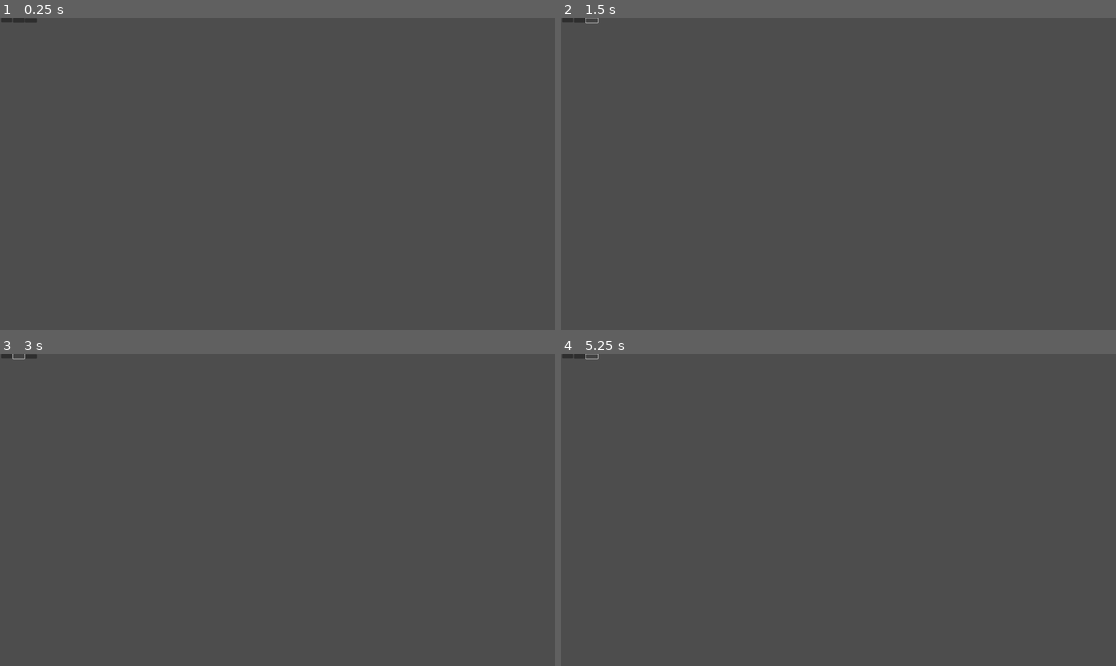
Above: before the commit, frames 1-4 (two rows, left to right).
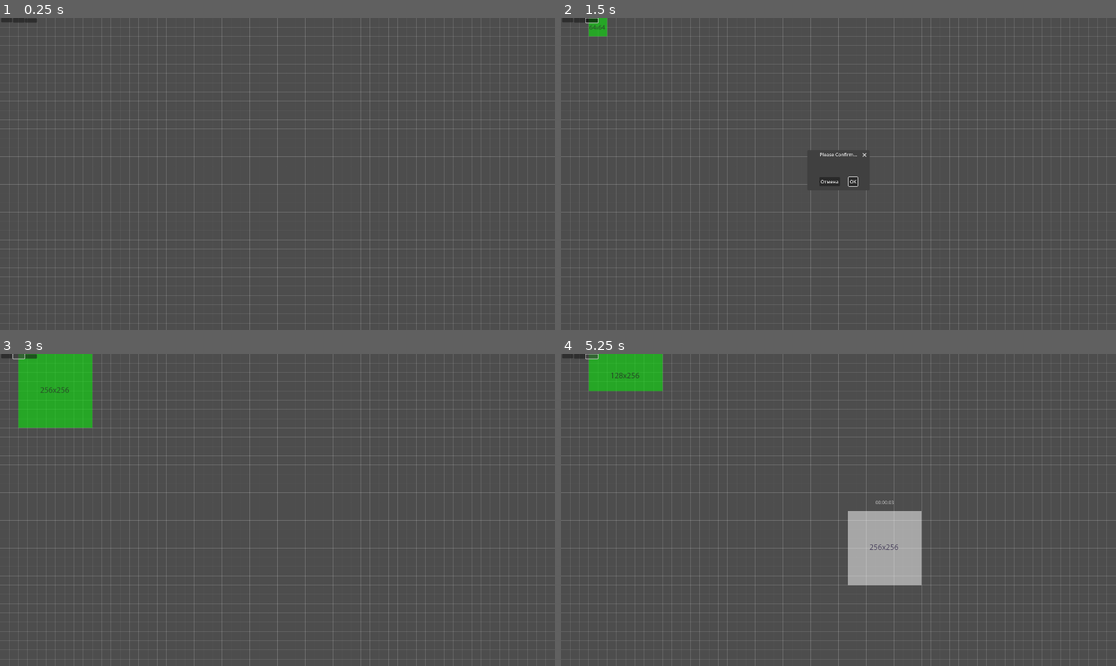
Above: after the commit, the same moments.

Repository: McRamon/Homework
Game: Godot game, scene res://scenes/Main.tscn
Same seed, same stepped clock (60 frames per second), same inputs: the game is played once before the commit and once after it. Before the commit the project has no main scene; this scene is started directly in both runs.
Inputs (mouse positions are in pixels of both pictures, inside the frame that each line leads up to):
- Up to frame 1 (0.25 s): no input
- Up to frame 2 (1.5 s): click (566, 21) at 0.5 s; click (594, 21) at 1.25 s
- Up to frame 3 (3 s): click (266, 516) at 2 s, where only the run after the commit has a clickable "Отмена"; click (16, 357) at 2.75 s
- Up to frame 4 (5.25 s): click (566, 357) at 3.5 s; click (855, 516) at 4.25 s, where only the run after the commit has a clickable "OK"; click (594, 357) at 5 s

The runs differ from the first frame. In frame 1, 4.1% of the frame differs, in the area x 0-100%, y 0-100%; in frame 2, 4.4%; in frame 3, 7.3%; in frame 4, 8.7%.
Error before the commit: Cannot call method 'instantiate' on a null value. (res://scripts/main.gd:44)

Commit message:
Улучшение системы строительства
+ сетка 32х32
+ постройка может быть на соседней клеточке
+таймер

Diff:
--- a/project.godot
+++ b/project.godot
@@ -11,6 +11,7 @@
 [application]
 
 config/name="Homework"
+run/main_scene="uid://cuqwiwbmexb2b"
 config/features=PackedStringArray("4.4", "Mobile")
 config/icon="res://icon.svg"
 
@@ -32,6 +33,19 @@
 "res://ui/": "purple"
 }
 
+[input]
+
+mouse_left={
+"deadzone": 0.2,
+"events": [Object(InputEventMouseButton,"resource_local_to_scene":false,"resource_name":"","device":-1,"window_id":0,"alt_pressed":false,"shift_pressed":false,"ctrl_pressed":false,"meta_pressed":false,"button_mask":0,"position":Vector2(0, 0),"global_position":Vector2(0, 0),"factor":1.0,"button_index":1,"canceled":false,"pressed":false,"double_click":false,"script":null)
+]
+}
+mouse_right={
+"deadzone": 0.2,
+"events": [Object(InputEventMouseButton,"resource_local_to_scene":false,"resource_name":"","device":-1,"window_id":0,"alt_pressed":false,"shift_pressed":false,"ctrl_pressed":false,"meta_pressed":false,"button_mask":0,"position":Vector2(0, 0),"global_position":Vector2(0, 0),"factor":1.0,"button_index":2,"canceled":false,"pressed":false,"double_click":false,"script":null)
+]
+}
+
 [rendering]
 
 renderer/rendering_method="mobile"
--- a/scenes/Main.tscn
+++ b/scenes/Main.tscn
@@ -1,11 +1,21 @@
-[gd_scene load_steps=2 format=3 uid="uid://cuqwiwbmexb2b"]
+[gd_scene load_steps=6 format=3 uid="uid://cuqwiwbmexb2b"]
 
 [ext_resource type="Script" uid="uid://cskd1pbx25sbl" path="res://scripts/main.gd" id="1_elqb8"]
+[ext_resource type="PackedScene" uid="uid://bg0fpe7icftou" path="res://scenes/house.tscn" id="2_rarhs"]
+[ext_resource type="PackedScene" uid="uid://cskwht2ywc8fl" path="res://scenes/barn.tscn" id="3_vcsgt"]
+[ext_resource type="PackedScene" uid="uid://chi8mgnkjlrte" path="res://scenes/mill.tscn" id="4_c01mt"]
+[ext_resource type="Script" uid="uid://cwih4o76gqssw" path="res://scripts/grid.gd" id="5_vcsgt"]
 
 [node name="Main" type="Node2D"]
 script = ExtResource("1_elqb8")
+house_scene = ExtResource("2_rarhs")
+barn_scene = ExtResource("3_vcsgt")
+mill_scene = ExtResource("4_c01mt")
 
-[node name="Node2D" type="Node2D" parent="."]
+[node name="Grid" type="Node2D" parent="."]
+script = ExtResource("5_vcsgt")
+
+[node name="Buildings" type="Node2D" parent="."]
 
 [node name="CanvasLayer" type="CanvasLayer" parent="."]
 
@@ -24,3 +34,5 @@
 offset_left = 45.0
 offset_right = 85.0
 offset_bottom = 16.0
+
+[node name="PlaceDialog" type="ConfirmationDialog" parent="CanvasLayer"]
--- a/scenes/barn.tscn
+++ b/scenes/barn.tscn
@@ -1,8 +1,30 @@
-[gd_scene load_steps=2 format=3 uid="uid://cskwht2ywc8fl"]
+[gd_scene load_steps=4 format=3 uid="uid://cskwht2ywc8fl"]
 
-[ext_resource type="Script" uid="uid://8to4jfgtsuqu" path="res://scripts/building.gd" id="1_xlpyp"]
+[ext_resource type="Script" uid="uid://8to4jfgtsuqu" path="res://scripts/buildings/building.gd" id="1_xlpyp"]
+[ext_resource type="Texture2D" uid="uid://c0uhnt1ai5fq6" path="res://assets/spritesTEST/128x256.png" id="2_ldo1f"]
 
-[node name="House" type="Node2D"]
+[sub_resource type="RectangleShape2D" id="RectangleShape2D_xlpyp"]
+size = Vector2(256, 128)
+
+[node name="Barn" type="Area2D"]
 script = ExtResource("1_xlpyp")
+footprint = Vector2i(8, 4)
+build_time = 5.0
 
 [node name="Sprite2D" type="Sprite2D" parent="."]
+texture = ExtResource("2_ldo1f")
+
+[node name="CollisionShape2D" type="CollisionShape2D" parent="."]
+position = Vector2(-1, 0)
+shape = SubResource("RectangleShape2D_xlpyp")
+
+[node name="BuildTimer" type="Timer" parent="."]
+one_shot = true
+
+[node name="CountdownLabel" type="Label" parent="."]
+offset_left = -32.0
+offset_top = -102.0
+offset_right = 32.0
+offset_bottom = -79.0
+text = "00:00:00"
+metadata/_edit_use_anchors_ = true
--- a/scenes/house.tscn
+++ b/scenes/house.tscn
@@ -1,8 +1,28 @@
-[gd_scene load_steps=2 format=3 uid="uid://bg0fpe7icftou"]
+[gd_scene load_steps=4 format=3 uid="uid://bg0fpe7icftou"]
 
-[ext_resource type="Script" uid="uid://8to4jfgtsuqu" path="res://scripts/building.gd" id="1_d7po0"]
+[ext_resource type="Script" uid="uid://8to4jfgtsuqu" path="res://scripts/buildings/building.gd" id="1_d7po0"]
+[ext_resource type="Texture2D" uid="uid://brbrqtlh0exxd" path="res://assets/spritesTEST/64x64.png" id="2_qtlar"]
 
-[node name="House" type="Node2D"]
+[sub_resource type="RectangleShape2D" id="RectangleShape2D_qtlar"]
+size = Vector2(64, 64)
+
+[node name="House" type="Area2D"]
 script = ExtResource("1_d7po0")
+footprint = Vector2i(2, 2)
 
 [node name="Sprite2D" type="Sprite2D" parent="."]
+texture = ExtResource("2_qtlar")
+
+[node name="CollisionShape2D" type="CollisionShape2D" parent="."]
+shape = SubResource("RectangleShape2D_qtlar")
+
+[node name="CountdownLabel" type="Label" parent="."]
+offset_left = -32.0
+offset_top = -57.0
+offset_right = 32.0
+offset_bottom = -34.0
+text = "00:00:00"
+metadata/_edit_use_anchors_ = true
+
+[node name="BuildTimer" type="Timer" parent="."]
+one_shot = true
--- a/scenes/mill.tscn
+++ b/scenes/mill.tscn
@@ -1,8 +1,29 @@
-[gd_scene load_steps=2 format=3 uid="uid://chi8mgnkjlrte"]
+[gd_scene load_steps=4 format=3 uid="uid://chi8mgnkjlrte"]
 
-[ext_resource type="Script" uid="uid://8to4jfgtsuqu" path="res://scripts/building.gd" id="1_on67h"]
+[ext_resource type="Script" uid="uid://8to4jfgtsuqu" path="res://scripts/buildings/building.gd" id="1_on67h"]
+[ext_resource type="Texture2D" uid="uid://dy0wau37l2pty" path="res://assets/spritesTEST/256x256.png" id="2_r14oo"]
 
-[node name="House" type="Node2D"]
+[sub_resource type="RectangleShape2D" id="RectangleShape2D_r14oo"]
+size = Vector2(253, 258)
+
+[node name="House" type="Area2D"]
 script = ExtResource("1_on67h")
+footprint = Vector2i(8, 8)
 
 [node name="Sprite2D" type="Sprite2D" parent="."]
+texture = ExtResource("2_r14oo")
+
+[node name="CollisionShape2D" type="CollisionShape2D" parent="."]
+position = Vector2(-0.5, -1)
+shape = SubResource("RectangleShape2D_r14oo")
+
+[node name="BuildTimer" type="Timer" parent="."]
+one_shot = true
+
+[node name="CountdownLabel" type="Label" parent="."]
+offset_left = -32.0
+offset_top = -170.0
+offset_right = 32.0
+offset_bottom = -147.0
+text = "00:00:00"
+metadata/_edit_use_anchors_ = true
--- a/scripts/building.gd
+++ /dev/null
@@ -1,8 +0,0 @@
-# res://Scripts/Building.gd
-extends Node2D
-
-# footprint — сколько клеток по X и Y занимает это здание
-@export var footprint: Vector2i = Vector2i(1, 1)
-
-func get_footprint() -> Vector2i:
-	return footprint
--- /dev/null
+++ b/scripts/buildings/building.gd
@@ -0,0 +1,62 @@
+# res://Scripts/Building.gd
+extends Area2D
+
+@export var footprint: Vector2i = Vector2i(1, 1)
+@export var build_time: float  = 3.0
+
+# автоматически найдёт твой Label и Shape
+@onready var countdown_label: Label = $CountdownLabel
+@onready var collision_shape: CollisionShape2D = $CollisionShape2D
+
+var _time_left := 0.0
+var _in_progress := false
+
+func get_footprint() -> Vector2i:
+	return footprint
+
+# Запускается из main.gd: bld.start_build()
+func start_build() -> void:
+	# 1) Переключаем в «черновик»
+	modulate = Color(1,1,1,0.5)
+	collision_shape.disabled = true
+
+	# 2) Показываем Label и готовим счётчик
+	countdown_label.visible = true
+	_time_left = build_time
+	_in_progress = true
+
+	# 3) Включаем _process() для обновления счётчика
+	set_process(true)
+	_update_label()
+
+func _process(delta: float) -> void:
+	if not _in_progress:
+		return
+
+	_time_left = max(_time_left - delta, 0)
+	_update_label()
+
+	if _time_left <= 0:
+		_on_build_complete()
+
+func _update_label() -> void:
+	# берём общее оставшееся время в секундах (целое)
+	var total_seconds = int(ceil(_time_left))
+	# вычисляем часы, минуты и секунды
+	var hours   = total_seconds / 3600
+	var minutes = (total_seconds / 60) % 60
+	var seconds = total_seconds % 60
+	# форматируем с ведущими нулями: "HH:MM:SS"
+	countdown_label.text = "%02d:%02d:%02d" % [hours, minutes, seconds]
+
+func _on_build_complete() -> void:
+	# 1) Финализируем внешность
+	modulate = Color(1,1,1,1)
+	collision_shape.disabled = false
+	countdown_label.visible = false
+
+	# 2) Выключаем процесс
+	_in_progress = false
+	set_process(false)
+
+	# сюда же можно добавить любые анимации, звуки и т.п.
--- /dev/null
+++ b/scripts/grid.gd
@@ -0,0 +1,27 @@
+# res://Scripts/Grid.gd
+extends Node2D
+
+@export var cell_size: Vector2 = Vector2(32, 32)
+@export var line_color: Color = Color(1, 1, 1, 0.2)
+
+func _ready() -> void:
+	# Перерисовать сразу
+	queue_redraw()
+	# И при любом изменении размера вьюпорта
+	get_viewport().connect("size_changed", Callable(self, "_on_viewport_resized"))
+
+func _on_viewport_resized() -> void:
+	queue_redraw()
+
+func _draw() -> void:
+	var sz = get_viewport_rect().size
+	# Вертикальные линии
+	var x = 0.0
+	while x < sz.x:
+		draw_line(Vector2(x, 0), Vector2(x, sz.y), line_color)
+		x += cell_size.x
+	# Горизонтальные линии
+	var y = 0.0
+	while y < sz.y:
+		draw_line(Vector2(0, y), Vector2(sz.x, y), line_color)
+		y += cell_size.y
--- a/scripts/main.gd
+++ b/scripts/main.gd
@@ -8,26 +8,35 @@
 var _mode_scene: PackedScene
 var _mode_footprint: Vector2i = Vector2i(1, 1)
 
-# ghost-спрайт
+# ghost-превью
 var _ghost: Sprite2D
 var _placing := false
 
-# какие клетки заняты (Vector2i -> bool)
-var _occupied: Dictionary = {}
+# pending-координаты до подтверждения
+var _pending_cell
+var _pending_snap
+
+# занятые клетки (Vector2i → bool)
+var _occupied := {}
 
 func _ready() -> void:
-	# 1) Ghost
+	# создаём ghost
 	_ghost = Sprite2D.new()
-	_ghost.modulate = Color(0, 1, 0, 0.5)
 	add_child(_ghost)
 	_ghost.visible = false
 
-	# 2) UI-кнопки
+	# UI-кнопки
 	$CanvasLayer/HouseButton.pressed.connect(self._on_house_button)
 	$CanvasLayer/BarnButton.pressed.connect(self._on_barn_button)
 	$CanvasLayer/MillButton.pressed.connect(self._on_mill_button)
 
-	# 3) Процесс
+	# ConfirmationDialog под CanvasLayer, имя — PlaceDialog
+	var dlg = $CanvasLayer/PlaceDialog as ConfirmationDialog
+	dlg.ok_button_text     = "OK"
+	dlg.cancel_button_text = "Отмена"
+	dlg.connect("confirmed", Callable(self, "_on_place_confirmed"))
+	dlg.connect("canceled",   Callable(self, "_on_place_cancelled"))
+
 	set_process(true)
 
 func _on_house_button() -> void:
@@ -39,18 +48,16 @@
 
 func _start_placing(scene: PackedScene) -> void:
 	_mode_scene = scene
-
-	# Вытаскиваем footprint у сцены
-	var tmp = _mode_scene.instantiate() as Node2D
+	# инстанс для получения footprint и текстуры
+	var tmp = scene.instantiate() as Node2D
 	if tmp.has_method("get_footprint"):
 		_mode_footprint = tmp.call("get_footprint")
 	else:
-		_mode_footprint = Vector2i(1, 1)
-	# И текстуру ghost
+		_mode_footprint = Vector2i(1,1)
 	_ghost.texture = tmp.get_node("Sprite2D").texture
 	tmp.queue_free()
 
-	_ghost.modulate = Color(0, 1, 0, 0.5)
+	_ghost.modulate = Color(0,1,0,0.5)
 	_ghost.visible  = true
 	_placing        = true
 
@@ -58,48 +65,66 @@
 	if not _placing:
 		return
 
-	# 1) Ячейка под мышью
+	# привязка курсора к сетке 32×32
 	var mp   = get_viewport().get_mouse_position()
-	var cell = Vector2i(int(mp.x / 64), int(mp.y / 64))
-	var snap = Vector2(cell.x * 64, cell.y * 64)
+	var cell = Vector2i(int(mp.x / 32), int(mp.y / 32))
+	var snap = Vector2(cell.x * 32, cell.y * 32)
 
-	# 2) Проверка footprint + 1 клетка вокруг
+	# проверяем **только** footprint-клетки (без буфера)
 	var can_place = true
-	for dx in range(-1, _mode_footprint.x + 1):
-		for dy in range(-1, _mode_footprint.y + 1):
-			var check = cell + Vector2i(dx, dy)
-			if _occupied.has(check):
+	for dx in range(0, _mode_footprint.x):
+		for dy in range(0, _mode_footprint.y):
+			if _occupied.has(cell + Vector2i(dx,dy)):
 				can_place = false
 				break
 		if not can_place:
 			break
 
-	# 3) Позиционируем и красим ghost
-	var center_offset = Vector2(64, 64) * 0.5 * Vector2(_mode_footprint.x, _mode_footprint.y)
-	_ghost.global_position = snap + center_offset
+	# рисуем ghost
+	var center = Vector2(32,32) * 0.5 * Vector2(_mode_footprint.x, _mode_footprint.y)
+	_ghost.global_position = snap + center
 	if can_place:
-		_ghost.modulate = Color(0, 1, 0, 0.5)
+		_ghost.modulate = Color(0,1,0,0.5)
 	else:
-		_ghost.modulate = Color(1, 0, 0, 0.5)
+		_ghost.modulate = Color(1,0,0,0.5)
 
-	# 4) ЛКМ — ставим, ПКМ — отменяем
+	# ЛКМ — показываем диалог, ПКМ — отменяем
 	if can_place and Input.is_action_just_pressed("mouse_left"):
-		_place_building(cell, snap)
+		_pending_cell = cell
+		_pending_snap = snap
+		$CanvasLayer/PlaceDialog.popup_centered()
 	elif Input.is_action_just_pressed("mouse_right"):
 		_cancel_placing()
 
+func _on_place_confirmed() -> void:
+	# OK — строим
+	if _pending_cell != null and _pending_snap != null:
+		_place_building(_pending_cell, _pending_snap)
+	_pending_cell = null
+	_pending_snap = null
+
+func _on_place_cancelled() -> void:
+	# Отмена — освобождаем pending-клетки
+	if _pending_cell != null:
+		for dx in range(_mode_footprint.x):
+			for dy in range(_mode_footprint.y):
+				_occupied.erase(_pending_cell + Vector2i(dx,dy))
+	_cancel_placing()
+	_pending_cell = null
+	_pending_snap = null
+
 func _place_building(cell: Vector2i, snap: Vector2) -> void:
-	# Инстанс и позиция
-	var bld = _mode_scene.instantiate() as Node2D
-	var center_offset = Vector2(64, 64) * 0.5 * Vector2(_mode_footprint.x, _mode_footprint.y)
-	bld.global_position = snap + center_offset
+	# резервируем сами footprint-клетки
+	for dx in range(_mode_footprint.x):
+		for dy in range(_mode_footprint.y):
+			_occupied[cell + Vector2i(dx,dy)] = true
+
+	# инстансим здание и запускаем его таймер
+	var bld = _mode_scene.instantiate() as Area2D
+	var center = Vector2(32,32) * 0.5 * Vector2(_mode_footprint.x, _mode_footprint.y)
+	bld.global_position = snap + center
 	$Buildings.add_child(bld)
-
-	# Помечаем именно footprint-клетки занятыми
-	for dx in range(0, _mode_footprint.x):
-		for dy in range(0, _mode_footprint.y):
-			var mark = cell + Vector2i(dx, dy)
-			_occupied[mark] = true
+	bld.start_build()
 
 	_ghost.visible = false
 	_placing       = false
Renamed: scripts/building.gd.uid -> scripts/buildings/building.gd.uid
Not shown, added: scripts/grid.gd.uid
